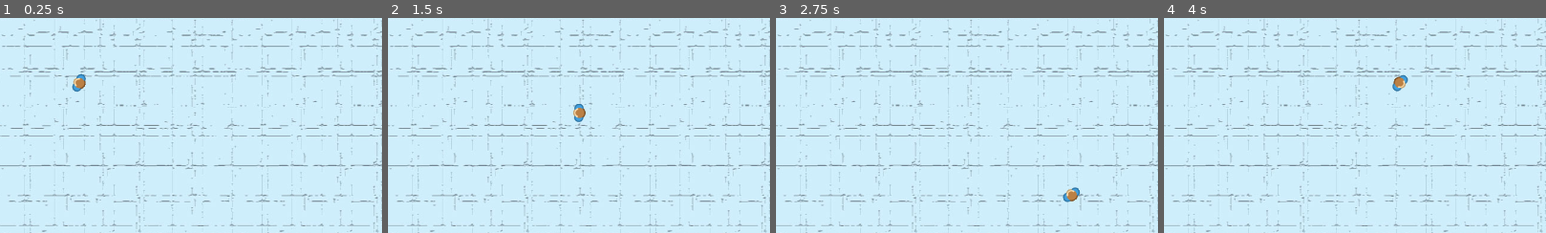
Above: before the commit, frames 1-4 (left to right).
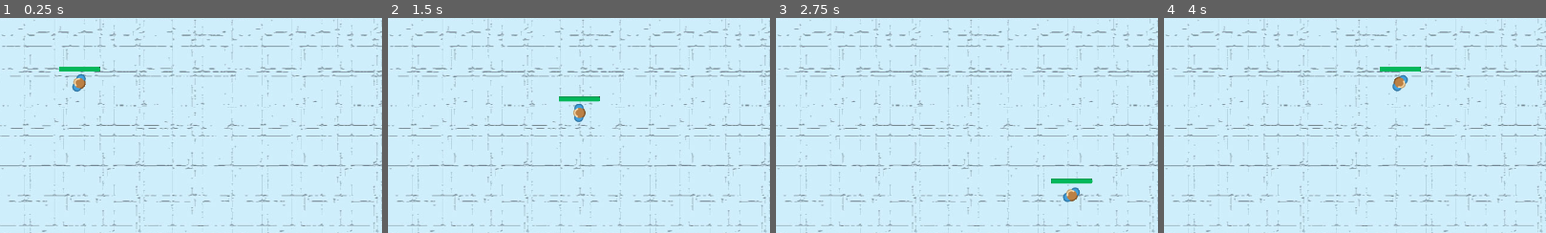
Above: after the commit, the same moments.

Repository: GDTV-Game-Jam-2024/GDTV
Game: Godot game, scene res://Scenes/game.tscn
The game is run twice, just before and just after one commit, with the same random seed, the same clock (stepped at 60 frames per second) and the same inputs.
Inputs (mouse positions are % of the whole screen's width and height, from its top left):
- Up to frame 1 (0.25 s): no input
- Up to frame 2 (1.5 s): tap Enter at 0.5 s; move the mouse to (72, 45) at 0.52 s; hold Right (ui_right) 0.53-1.28 s; move the mouse to (30, 55) at 1.27 s; hold Down (ui_down) from 1.28 s (still down)
- Up to frame 3 (2.75 s): tap Space at 2 s; move the mouse to (60, 28) at 2.02 s; release Down (ui_down) at 2.03 s; hold Right (ui_right) from 2.03 s (still down)
- Up to frame 4 (4 s): move the mouse to (45, 70) at 2.77 s; release Right (ui_right) at 2.78 s; hold Up (ui_up) 2.78-3.53 s; move the mouse to (80, 65) at 3.52 s; hold Left (ui_left) from 3.53 s (still down)
The pictures show only the part of the screen within x 40-90%, y 35-85%; the shares and areas given below are measured in that part.

The runs differ from the first frame. In frame 1, 0.2% of the frame differs, in the area x 15-27%, y 22-25%; in frame 2, 0.3%; in frame 3, 0.3%, in the area x 72-83%, y 74-78%; in frame 4, 0.2%.

Commit message:
health bar and isAlive added
player can die from losing health. Health bar is visible over character's head

Diff:
--- a/Scenes/player.tscn
+++ b/Scenes/player.tscn
@@ -1,10 +1,28 @@
-[gd_scene load_steps=3 format=3 uid="uid://cek5sqgdxjiga"]
+[gd_scene load_steps=5 format=3 uid="uid://cek5sqgdxjiga"]
 
 [ext_resource type="Texture2D" uid="uid://bap7wf1jybhan" path="res://Sprites/characterBlue.png" id="1_fmk5q"]
 [ext_resource type="Script" path="res://Scripts/player.gd" id="1_y3vyn"]
 
+[sub_resource type="StyleBoxFlat" id="StyleBoxFlat_i3y5p"]
+bg_color = Color(0.197937, 0.197937, 0.197937, 1)
+
+[sub_resource type="StyleBoxFlat" id="StyleBoxFlat_gjlf8"]
+bg_color = Color(0, 0.718793, 0.355436, 1)
+corner_radius_top_right = 3
+corner_radius_bottom_right = 3
+
 [node name="Player" type="Node2D"]
 script = ExtResource("1_y3vyn")
 
-[node name="Character" type="Sprite2D" parent="."]
+[node name="Health_bar" type="ProgressBar" parent="."]
+offset_left = -34.0
+offset_top = -27.0
+offset_right = 35.0
+offset_bottom = -19.0
+theme_override_styles/background = SubResource("StyleBoxFlat_i3y5p")
+theme_override_styles/fill = SubResource("StyleBoxFlat_gjlf8")
+value = 100.0
+show_percentage = false
+
+[node name="Player_sprite" type="Sprite2D" parent="."]
 texture = ExtResource("1_fmk5q")
--- a/Scripts/player.gd
+++ b/Scripts/player.gd
@@ -1,6 +1,11 @@
 extends Node2D
 
+# TODO: ask why use @export?
 @export var speed=250
+@export var health_max = 100
+@export var health_current = 100
+@export var isAlive = true
+
 
 # Called when the node enters the scene tree for the first time.
 func _ready():
@@ -10,10 +15,36 @@
 
 # Called every frame. 'delta' is the elapsed time since the previous frame.
 func _process(delta):
-# movement
-	var move_vector=Input.get_vector("ui_left","ui_right","ui_up","ui_down")
-	position += move_vector.normalized()*speed*delta
+	if isAlive:
+		# movement
+		var move_vector=Input.get_vector("ui_left","ui_right","ui_up","ui_down")
+		position += move_vector.normalized()*speed*delta
 
-# face cursor
-	var angle = (get_viewport().get_mouse_position()-position).angle()
-	set_rotation(angle)
+		# sprite faces cursor
+		var angle = (get_viewport().get_mouse_position()-position).angle()
+		$Player_sprite.set_rotation(angle)
+	else:
+		kill()
+
+
+# Called upon taking damage (negative delta) or healing (positive delta)
+func change_health(delta):
+	#update health_current
+	health_current = health_current+delta
+	# prevent overheal
+	if health_current > health_max:
+		health_current = health_max
+
+	# check if dead
+	if health_current <= 0:
+		isAlive=false
+
+	# healthbar update
+	$Health_bar.max_value=health_max
+	$Health_bar.value=health_current
+
+
+# Called when character dies
+func kill():
+	print($".", "has died.")
+	# TODO: call end screen?
